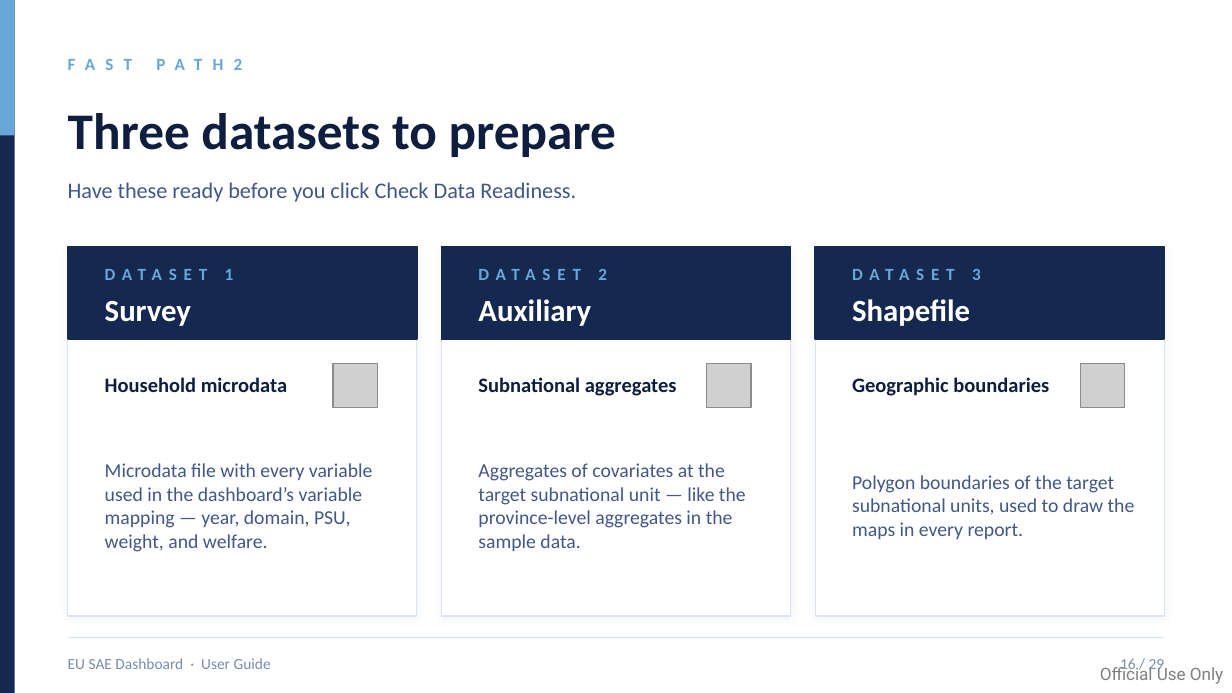
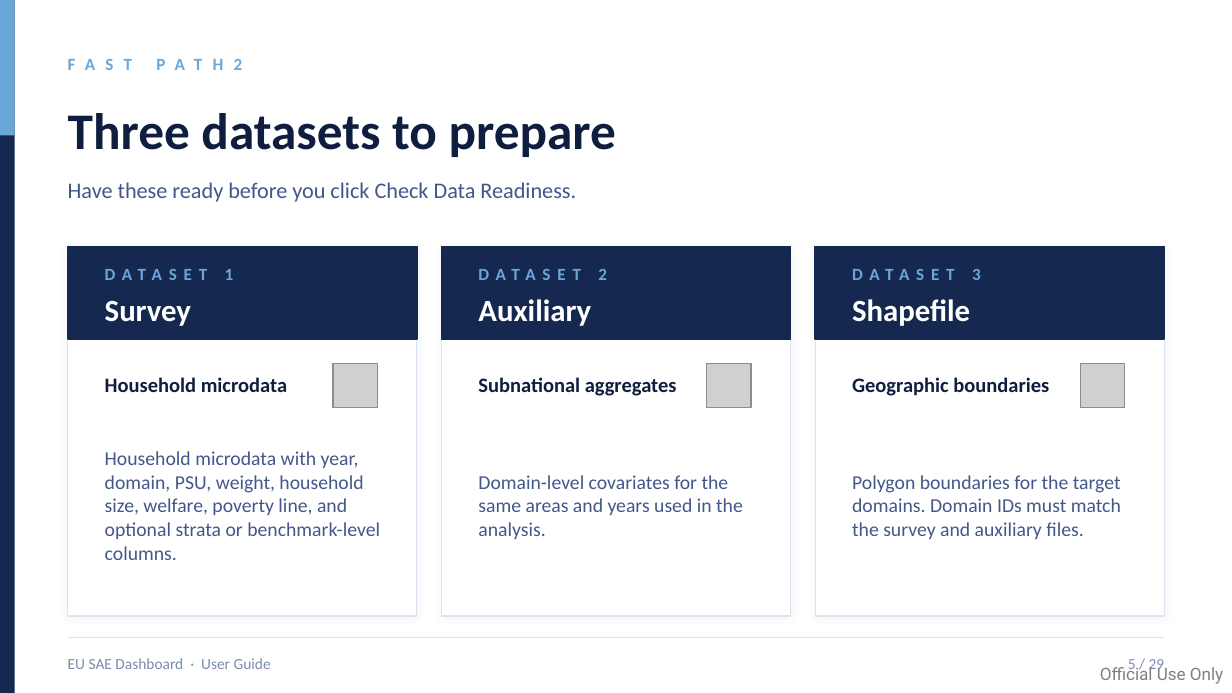
Before and after one commit to Noboyoshida227/EU_SAE_application_package, a slide deck: slide 5 of instructions/EU_SAE_User_Guide_Dashboard_v2.pptx. Drawn at 1232x693 pixels with LibreOffice and Linux fonts; fonts in the diff are those of the drawing; grey boxes stand for pictures. Boxes give left, top, right and bottom in pixels: in the first picture for what was removed or moved away, otherwise in the second. Text is boxed around its words. In the diff, an @@ line names an element or a change of style, - is before the commit and + after.

```diff
--- a/instructions/EU_SAE_User_Guide_Dashboard_v2.pptx
+++ b/instructions/EU_SAE_User_Guide_Dashboard_v2.pptx
@@ text at [105,451,380,560]: text changed @@
-Microdata file with every variable used in the dashboard’s variable mapping — year, domain, PSU, weight, and welfare.
+Household microdata with year, domain, PSU, weight, household size, welfare, poverty line, and optional strata or benchmark-level columns.
@@ text at [478,475,743,539]: text changed @@
-Aggregates of covariates at the target subnational unit — like the province-level aggregates in the sample data.
+Domain-level covariates for the same areas and years used in the analysis.
@@ text at [852,475,1121,539]: text changed @@
-Polygon boundaries of the target subnational units, used to draw the maps in every report.
+Polygon boundaries for the target domains. Domain IDs must match the survey and auxiliary files.
@@ text at [1128,659,1165,674]: text changed @@
-16 / 29
+5 / 29
```
Also in this commit, not shown: 24 other slides changed, 3 other files.
